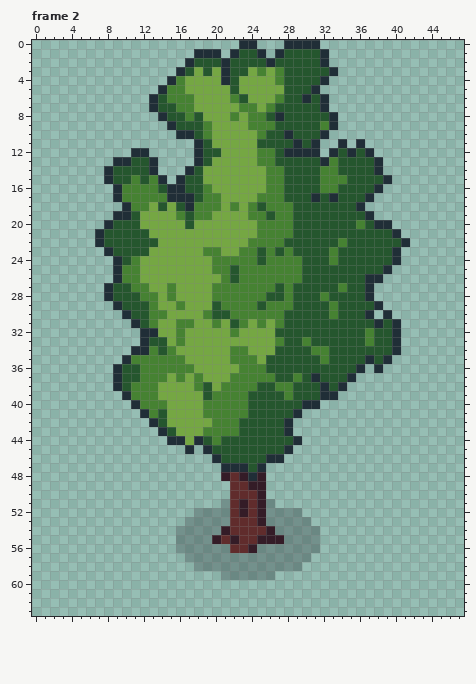
Two versions of one pixel-art file, assets/img/trees.aseprite. The first picture shows the starting point.
48x64 pixels, 3 frames. Shown: frame 2. The commit also changed other frames, which this record leaves out.
Once edited:
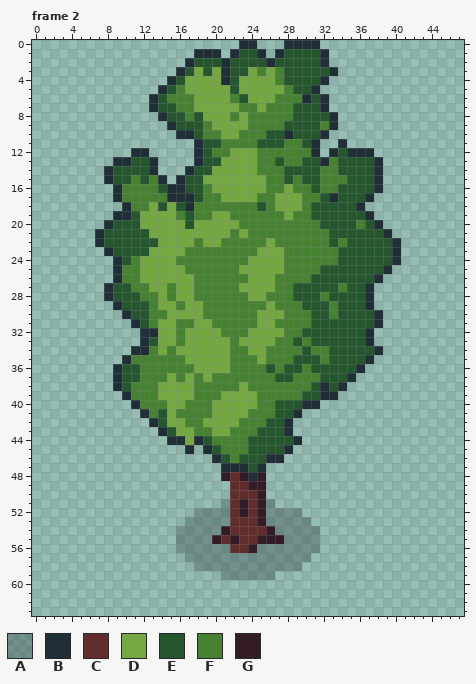
Palette (. is transparent): A #090a1440  B #202e37  C #602c2c  D #75a743  E #25562e  F #468232  G #341c27
Changes in this commit:
Frame 2, layer "Layer 1":
y 4: x 16 F -> E
y 5: x 15 F -> E; x 28 E -> F
y 6: x 28..29 EE -> FF
y 7: x 27..28 EE -> FF
y 8: x 26..28 EBE -> FFF
y 9: x 27 E -> F
y 10: x 20 D -> F; x 23..24 DD -> FF
y 11: x 20..24 DDDDD -> EFFFF; x 28..29 EB -> FF; x 36 B -> .
y 12: x 20..21 ED -> FF; x 27..30 EBBB -> FFFF; x 36 E -> B
y 13: x 20 D -> E; x 28..29 EE -> FF
y 14: x 19 D -> E; x 25 D -> F
y 15: x 29 E -> F; x 38..39 EB -> B.
y 16: x 28..30 EEE -> DFF
y 17: x 27..31 FEEEB -> DDDFF
y 18: x 21 D -> F; x 23 D -> F; x 27..30 FFEE -> DDDF
y 19: x 22..23 DD -> FF; x 26 E -> F; x 28..30 FEE -> DFF
y 20: x 23..24 DD -> FF; x 29..31 EEE -> FFF; x 39 B -> .
y 21: x 22 D -> F; x 24 D -> F; x 29..32 EEEE -> FFFF; x 39..40 EB -> B.
y 22: x 18 D -> F; x 21..23 DDD -> FFF; x 26 F -> D; x 28..32 EEEEE -> FFFFF; x 40..41 EB -> B.
y 23: x 17..18 DD -> FF; x 21..22 DD -> FF; x 25..27 EFE -> DDD; x 29..32 EEEE -> FFFF
y 24: x 16..19 DDDD -> FFFF; x 24..27 FEFF -> DDDD; x 30..32 EEE -> FFF
y 25: x 17..19 DDD -> FFF; x 22..27 EFFFFF -> FDDDDD; x 30..31 EE -> FF
y 26: x 18..20 DDD -> FFF; x 22 E -> F; x 24..26 FFF -> DDD; x 30 E -> F; x 37 B -> E
y 27: x 18..19 DD -> FF; x 23..27 FFFFE -> DDDDF
y 28: x 18..19 DD -> FF; x 24..27 FFEE -> DDFF
y 29: x 19..20 DE -> FF; x 25..26 EF -> FD; x 29 E -> F; x 37..38 EB -> B.
y 30: x 20..21 EE -> FF; x 25..30 FFFEEE -> DDDFFF; x 37..39 B.B -> EB.
y 31: x 21..22 DE -> FF; x 24..25 DF -> FD; x 28..30 EEE -> FFF; x 39..40 EB -> ..
y 32: x 21 D -> F; x 23 D -> F; x 27..29 EEE -> DFF; x 37..40 FEEB -> B...
y 33: x 14 E -> D; x 22 D -> F; x 28 E -> F; x 37..40 FEEB -> B...
y 34: x 14 E -> D; x 26..29 DEEE -> FFFF; x 38..40 EEB -> B..
y 35: x 26..28 EEE -> FFF; x 38..39 EB -> ..
y 36: x 22 D -> F; x 27 E -> F; x 30 E -> F; x 38 B -> .
y 37: x 20..21 DD -> FF; x 30..31 EB -> FF
y 38: x 19..20 ED -> FF; x 23 F -> D; x 25..26 EE -> FF; x 29..30 EE -> FF
y 39: x 18..19 DE -> FF; x 21..27 FFFEEEE -> DDDDFFF; x 29 E -> F
y 40: x 17..18 DD -> FF; x 20..26 FFFFEEE -> DDDDDFF
y 41: x 16..18 DDD -> FFF; x 20..26 FFFFEEE -> DDDDFFF
y 42: x 17..18 DD -> FF; x 20..25 FFFEEE -> DDDFFF
y 43: x 18 D -> F; x 20..21 FF -> DD; x 23..24 EE -> FF
y 44..45: x 21..23 EEE -> FFF
y 46: x 22 E -> F
Pixel boxes of the changes (left, top, right, bottom) in both pictures:
changed: (167, 76, 329, 463)
changed: (356, 139, 410, 373)
changed: (158, 337, 167, 355)
